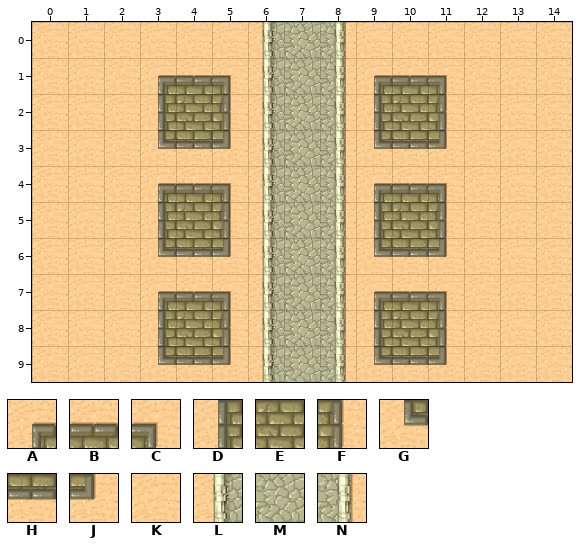
Tiled map -- TowerDefense/tilemap-hd.tmx. Above: the version before the commit.
Cells are 64x64 px. Shown: x 0..14, y 0..9.
Key: from "tiles-hd": A 0, B 1, C 2, D 8, E 9, F 10, G 16, H 17, J 18, K 29, L 32, M 33, N 34.
_ is an empty cell.
Layer "Background" before, first column x 0:
 0 KKKKKKLMNKKKKKK
 1 KKKABCLMNABCKKK
 2 KKKDEFLMNDEFKKK
 3 KKKGHJLMNGHJKKK
 4 KKKABCLMNABCKKK
 5 KKKDEFLMNDEFKKK
 6 KKKGHJLMNGHJKKK
 7 KKKABCLMNABCKKK
 8 KKKDEFLMNDEFKKK
 9 KKKGHJLMNGHJKKK
The same view after the edit:
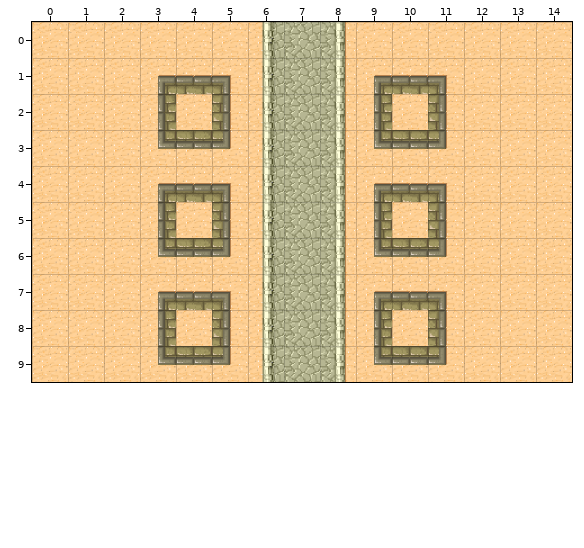
Difference:
Layer "Background":
y 2: x 4 E -> K; x 10 E -> K
y 5: x 4 E -> K; x 10 E -> K
y 8: x 4 E -> K; x 10 E -> K
Where, in picture pixels (left, top, right, bottom), the same in both pictures:
changed: (176, 94, 212, 130)
changed: (392, 94, 428, 130)
changed: (176, 202, 212, 238)
changed: (392, 202, 428, 238)
changed: (176, 310, 212, 346)
changed: (392, 310, 428, 346)
